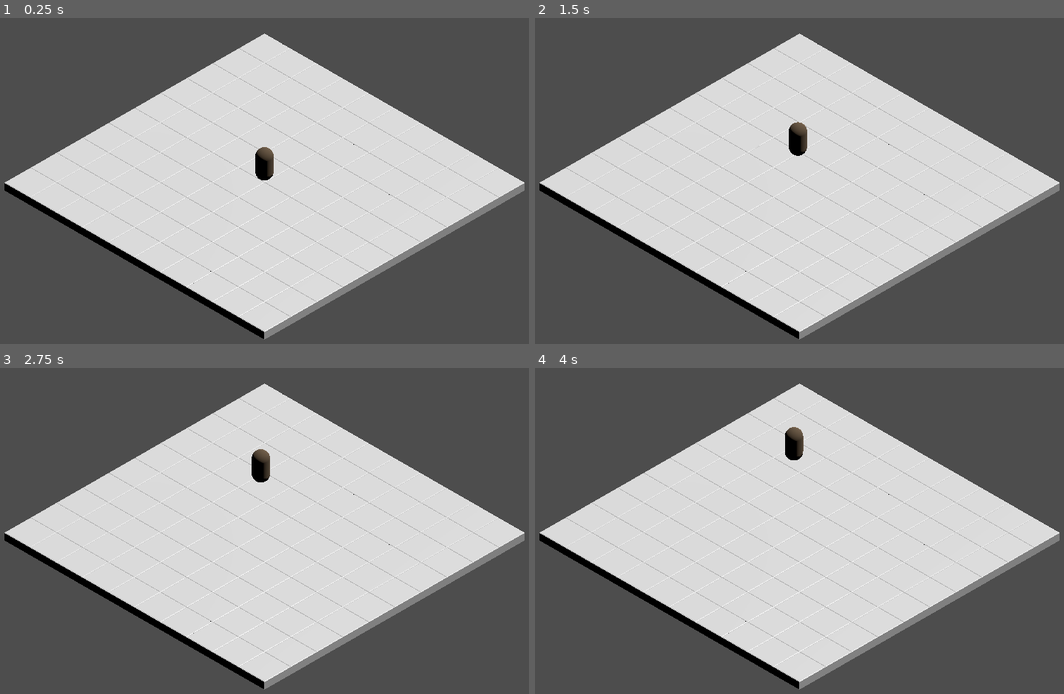
Above: before the commit, frames 1-4 (two rows, left to right).
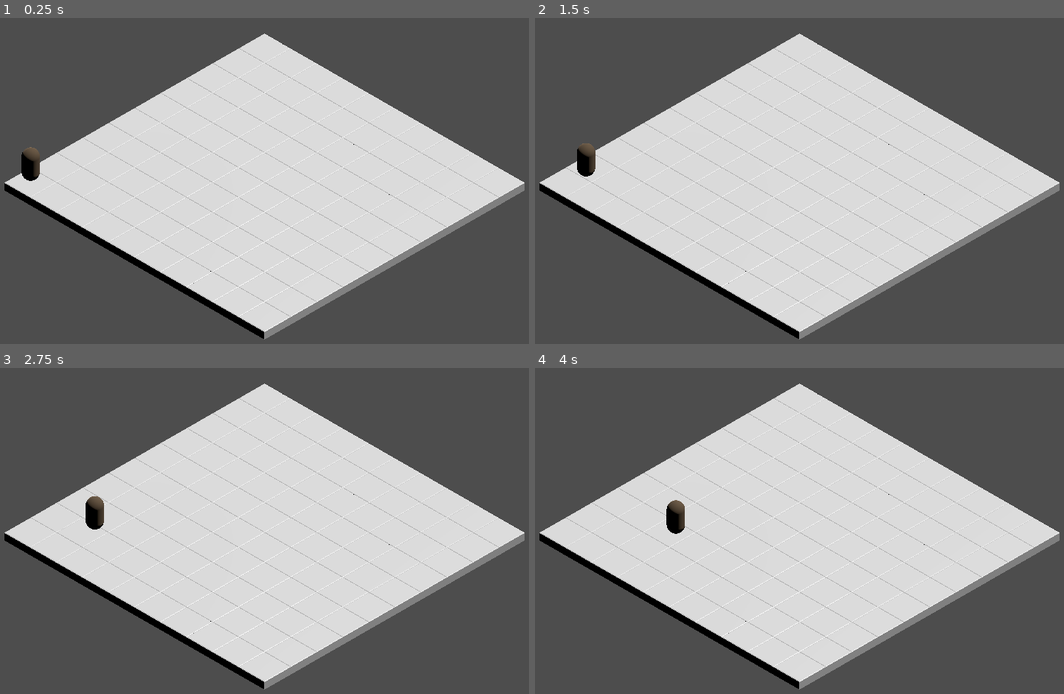
Above: after the commit, the same moments.

Repository: alexshopov/godot-steering-3d
Game: Godot game, scene res://scenes/main.tscn
Same seed, same stepped clock (60 frames per second), same inputs: the game is played once before the commit and once after it.
Inputs:
- Up to frame 1 (0.25 s): no input
- Up to frame 2 (1.5 s): no input
- Up to frame 3 (2.75 s): no input
- Up to frame 4 (4 s): no input

The runs differ from the first frame. In frame 1, 0.6% of the frame differs, in the area x 4-52%, y 39-50%; in frame 2, 0.6%; in frame 3, 0.6%, in the area x 16-52%, y 24-50%; in frame 4, 0.6%.

Commit message:
file structure refactor

Diff:
--- a/scenes/agents/grazer/grazer.tscn
+++ b/scenes/agents/grazer/grazer.tscn
@@ -1,7 +1,7 @@
 [gd_scene load_steps=12 format=3 uid="uid://cr7n3fcbv7spu"]
 
 [ext_resource type="Script" uid="uid://dm34rkauoxg3e" path="res://scripts/agents/grazer/grazer.gd" id="1_7fwp5"]
-[ext_resource type="Script" uid="uid://cr0yvpqrf1dfe" path="res://scripts/agents/state_machine/state_machine.gd" id="2_pqq5i"]
+[ext_resource type="Script" uid="uid://cr0yvpqrf1dfe" path="res://scripts/agents/lib/state_machine/state_machine.gd" id="2_pqq5i"]
 [ext_resource type="Script" uid="uid://dycsd3ighf6k4" path="res://scripts/agents/grazer/grazer_idle_state.gd" id="3_suc7k"]
 [ext_resource type="Script" uid="uid://c8gv28bol87b0" path="res://scripts/agents/grazer/grazer_move_state.gd" id="4_1tclt"]
 [ext_resource type="Script" uid="uid://bjkdmtkrr4mkr" path="res://scripts/agents/grazer/grazer_seek.gd" id="5_svhxe"]
@@ -92,5 +92,5 @@
 [node name="GrazerSeek" type="Node" parent="StateMachine/GrazerMoveState" node_paths=PackedStringArray("agent")]
 script = ExtResource("5_svhxe")
 agent = NodePath("../../..")
-max_acceleration = 1.0
+max_acceleration = 0.5
 max_speed = 1.0
--- a/scenes/main.tscn
+++ b/scenes/main.tscn
@@ -10,7 +10,7 @@
 shadow_enabled = true
 
 [node name="Grazer" parent="." node_paths=PackedStringArray("target") instance=ExtResource("1_o5qli")]
-transform = Transform3D(1, 0, 0, 0, 1, 0, 0, 0, 1, 0, 0.53509, 0)
+transform = Transform3D(1, 0, 0, 0, 1, 0, 0, 0, 1, -4.51581, 0.014627, 4.48795)
 target = NodePath("../Target")
 
 [node name="Environment" parent="." instance=ExtResource("2_0wfyh")]
@@ -24,4 +24,4 @@
 size = 9.0
 
 [node name="Target" type="Node3D" parent="."]
-transform = Transform3D(1, 0, 0, 0, 1, 0, 0, 0, 1, -3.88077, 0, -3.56323)
+transform = Transform3D(1, 0, 0, 0, 1, 0, 0, 0, 1, -0.0243247, 0, -0.0589576)
Renamed: scripts/agents/state_machine/base_state.gd -> scripts/agents/lib/state_machine/base_state.gd
Renamed: scripts/agents/state_machine/base_state.gd.uid -> scripts/agents/lib/state_machine/base_state.gd.uid
Renamed: scripts/agents/state_machine/state_machine.gd -> scripts/agents/lib/state_machine/state_machine.gd
Renamed: scripts/agents/state_machine/state_machine.gd.uid -> scripts/agents/lib/state_machine/state_machine.gd.uid
Renamed: scripts/agents/steering/steering.gd -> scripts/agents/lib/steering/steering.gd
Renamed: scripts/agents/steering/steering.gd.uid -> scripts/agents/lib/steering/steering.gd.uid
Renamed: scripts/agents/steering/steering_output.gd -> scripts/agents/lib/steering/steering_output.gd
Renamed: scripts/agents/steering/steering_output.gd.uid -> scripts/agents/lib/steering/steering_output.gd.uid
